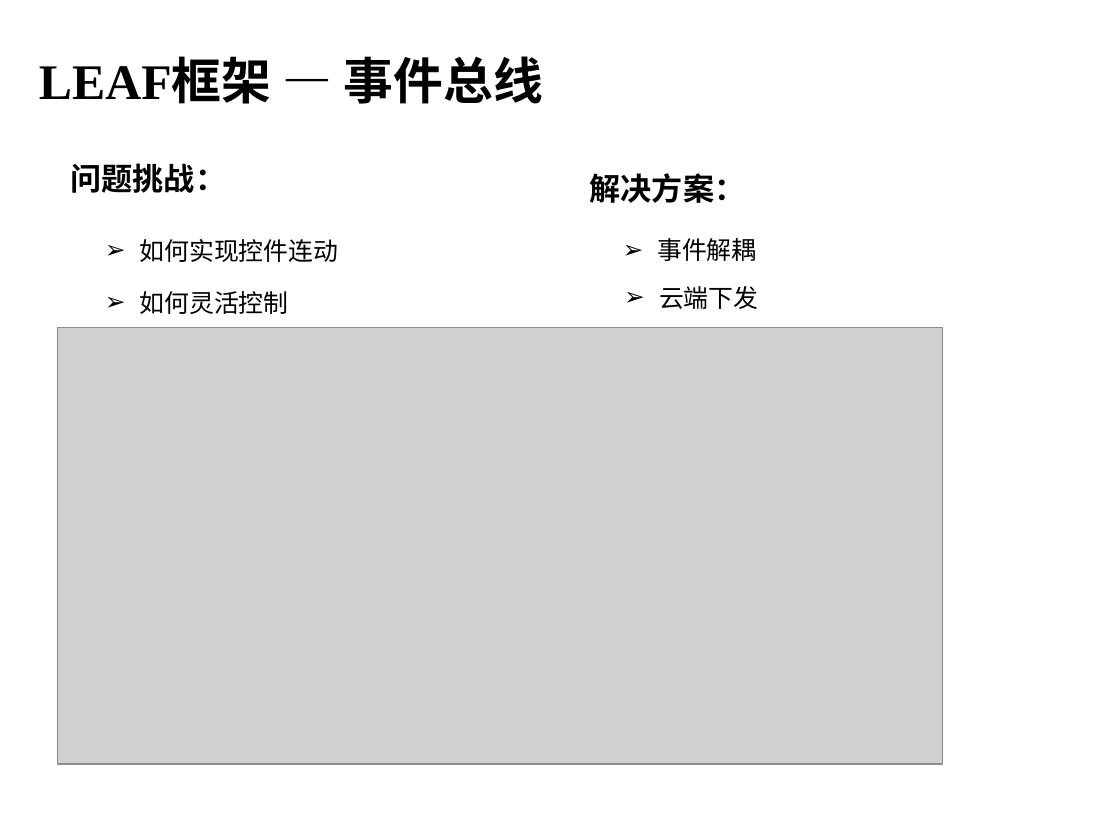
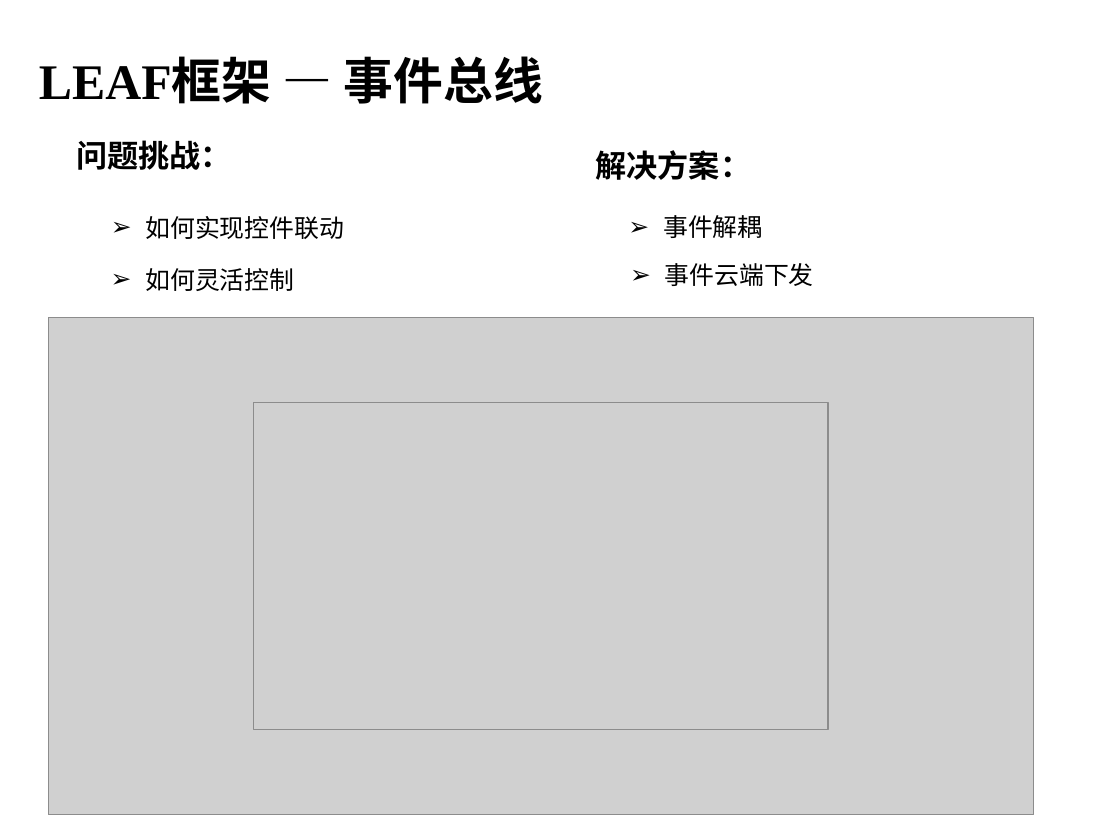
Before and after one commit to hamlingong/data, a slide deck: slide 12 of promote/深圳合肥大连组_hamlingong(龚海龙).ppt. Drawn at 1120x840 pixels with LibreOffice and Linux fonts; fonts in the diff are those of the drawing; grey boxes stand for pictures; background and template pictures are left out. Boxes give left, top, right and bottom in pixels: in the first picture for what was removed or moved away, otherwise in the second. Text is boxed around its words. In the diff, an @@ line names an element or a change of style, - is before the commit and + after.

```diff
--- a/promote/深圳合肥大连组_hamlingong(龚海龙).ppt
+++ b/promote/深圳合肥大连组_hamlingong(龚海龙).ppt
@@ text "问题挑战：": place and size @@
-text "问题挑战：" at (71, 163, 227, 193)
+text "问题挑战：" at (76, 140, 232, 170)
@@ text "解决方案：": place and size @@
-text "解决方案：" at (590, 173, 746, 203)
+text "解决方案：" at (596, 150, 752, 180)
@@ text "事件解耦": place and size @@
-text "事件解耦" at (657, 238, 756, 261)
+text "事件解耦" at (663, 215, 762, 238)
@@ text at (146, 216, 344, 239): text changed @@
-  ➢ 如何实现控件连动
+  ➢ 如何实现控件联动
@@ text "如何灵活控制": place and size @@
-text "如何灵活控制" at (140, 291, 289, 314)
+text "如何灵活控制" at (146, 268, 295, 291)
@@ text at (665, 263, 814, 286): text changed @@
-  ➢ 云端下发
+  ➢ 事件云端下发
@@ picture: place and size @@
-picture at (57, 327, 942, 764)
+picture at (48, 317, 1034, 814)
@@ picture added at (254, 403, 829, 729) @@
```
Also in this commit, not shown: 15 other slides changed, 1 other file.
